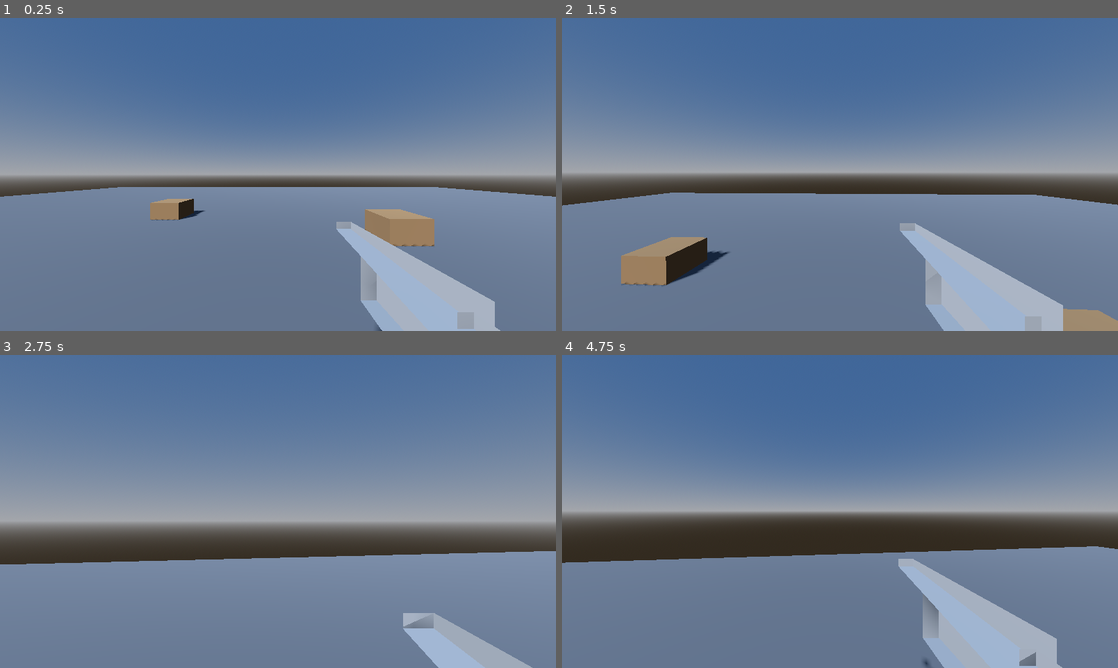
Above: before the commit, frames 1-4 (two rows, left to right).
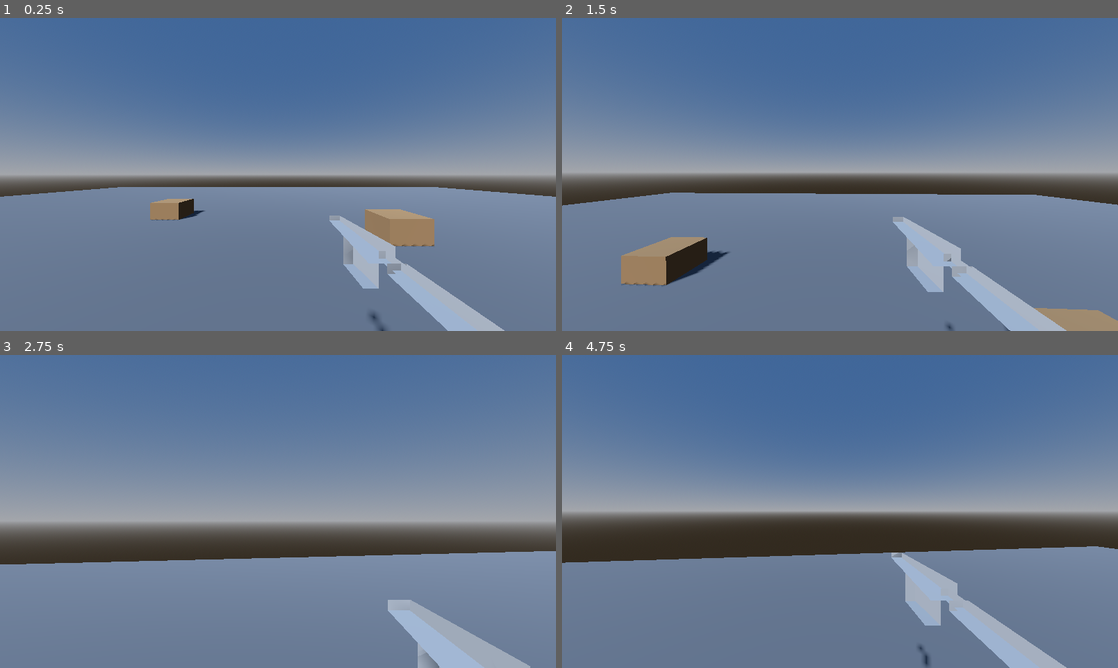
Above: after the commit, the same moments.

Repository: jou3706/last-loop
Game: Godot game, scene res://scenes/main.tscn
Same seed, same stepped clock (60 frames per second), same inputs: the game is played once before the commit and once after it.
Inputs (mouse positions are in pixels of both pictures, inside the frame that each line leads up to):
- Up to frame 1 (0.25 s): no input
- Up to frame 2 (1.5 s): tap Enter at 0.5 s; move the mouse to (867, 174) at 0.52 s; hold Right mouse button (aim) 0.53-1.28 s; hold W (move_forward) from 0.53 s (still down); tap Space (jump) at 0.77 s; move the mouse to (812, 174) at 1.27 s; click (812, 174) at 1.35 s
- Up to frame 3 (2.75 s): keep holding W (move_forward); tap Space (jump) at 1.52 s; move the mouse to (289, 505) at 2.02 s; hold Right mouse button (aim) from 2.03 s (still down)
- Up to frame 4 (4.75 s): keep holding W (move_forward); move the mouse to (834, 517) at 2.77 s; release Right mouse button (aim) at 2.78 s; click (834, 517) at 2.85 s; tap Space (jump) at 3.02, 3.77, 4.52 s; move the mouse to (878, 514) at 3.52 s; hold Right mouse button (aim) 3.53-4.28 s; move the mouse to (795, 508) at 4.27 s; click (795, 508) at 4.35 s

The runs differ from the first frame. In frame 1, 3.2% of the frame differs, in the area x 59-91%, y 63-100%; in frame 2, 3.2%; in frame 3, 0.6%; in frame 4, 3.2%.

Commit message:
tweak: adjust viewmodel position/rotation for rifle

Diff:
--- a/scenes/player.tscn
+++ b/scenes/player.tscn
@@ -22,10 +22,10 @@
 [node name="Camera3D" type="Camera3D" parent="Head"]
 
 [node name="WeaponHolder" type="Node3D" parent="Head/Camera3D"]
-transform = Transform3D(1, 0, 0, 0, 1, 0, 0, 0, 1, 0.18, -0.12, -0.35)
+transform = Transform3D(1, 0, 0, 0, 1, 0, 0, 0, 1, 0.22, -0.16, -0.4)
 
 [node name="WeaponMesh" type="MeshInstance3D" parent="Head/Camera3D/WeaponHolder"]
-transform = Transform3D(-1, 0, 8.74228e-08, 0, 1, 0, -8.74228e-08, 0, -1, 0, -0.02, 0.08)
+transform = Transform3D(-1, 0, 8.74228e-08, 0, 1, 0, -8.74228e-08, 0, -1, 0, -0.01, -0.05)
 mesh = ExtResource("2")
 
 [node name="RayCast3D" type="RayCast3D" parent="Head/Camera3D"]
